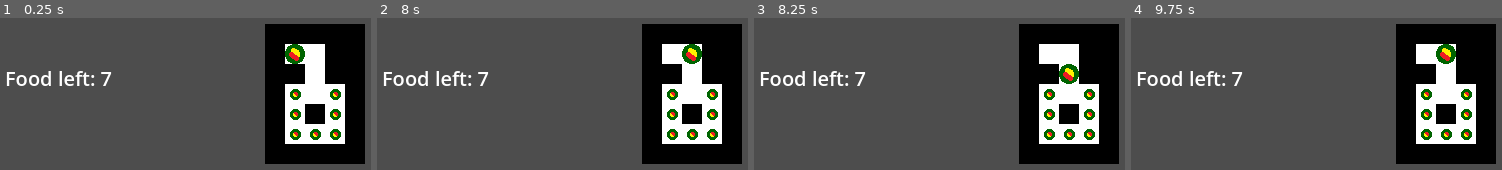
Above: before the commit, frames 1-4 (left to right).
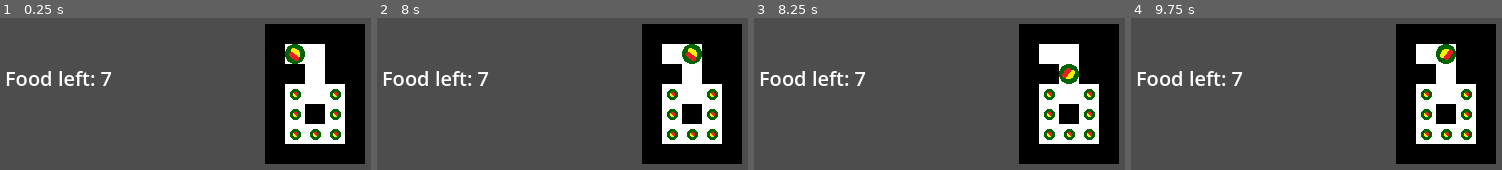
Above: after the commit, the same moments.

Repository: Clampitar/pac-snake
Game: Godot game, scene res://Scenes/main_menu.tscn
The game is run twice, just before and just after one commit, with the same random seed, the same clock (stepped at 60 frames per second) and the same inputs.
Inputs:
- Up to frame 1 (0.25 s): no input
- Up to frame 2 (8 s): tap Enter at 0.5 s; hold Right (right) 0.53-1.28 s; tap R (restart) every 0.75 s from 1.25 to 4.25 s; hold Down (down) 1.28-2.03 s; hold Right (right) 2.03-2.78 s; hold Up (up) 2.78-3.53 s; hold Left (left) 3.53-5.03 s; hold Down (down) 5.03-5.78 s; hold Right (right) 5.78-6.53 s; hold Up (up) 6.53-7.28 s; hold Right (right) from 7.28 s (still down)
- Up to frame 3 (8.25 s): release Right (right) at 8.03 s; hold Down (down) from 8.03 s (still down)
- Up to frame 4 (9.75 s): release Down (down) at 8.78 s; hold Left (left) 8.78-9.53 s; hold Up (up) from 9.53 s (still down)

Frames 1-2 are identical in both runs. In frame 3, 0.1% of the frame differs, in the area x 83-87%, y 32-42%; in frame 4, 0.1%.

Commit message:
replaced some if statements with math

Diff:
--- a/Scenes/player.gd
+++ b/Scenes/player.gd
@@ -14,7 +14,8 @@
 var pieces: Array[Piece]
 var firstmove: bool = true
 var eating_tail: bool = false
-
+var piece_sources :PackedStringArray = ["res://Assets/bodyStraight.png",
+	"res://Assets/bodyCornerLeft.png", "res://Assets/bodyStraight.png",  "res://Assets/bodyCornerRight.png"]
 enum DIR{
 	left = 2,
 	right = 0,
@@ -64,74 +65,21 @@
 		head.visible = true
 		tail.visible = true
 		rotate_part(tail, dir)
-		rotate_part(head, dir)
 	elif not firstmove:
 		var piece: Piece
-		var rotation: float = 0
-		if dir == DIR.left:
-			rotation = PI
-			match last_dir:
-				DIR.left:
-					piece = gets()
-				DIR.up:
-					piece = getl()
-					rotation = -PI/2
-				DIR.down:
-					piece = getr()
-					rotation = PI/2
-				_:
-					print("left from right?")
-			last_dir = DIR.left
-			head.rotation = -PI
-		elif dir == DIR.right:
-			match last_dir:
-				DIR.right:
-					piece = gets()
-				DIR.up:
-					piece = getr()
-					rotation = -PI/2
-				DIR.down:
-					piece = getl()
-					rotation = PI/2
-				_:
-					print("right from left?")
-			last_dir = DIR.right
-			head.rotation = 0
-		elif  dir == DIR.down:
-			match last_dir:
-				DIR.right:
-					piece = getr()
-				DIR.down:
-					piece = gets()
-					rotation = PI/2
-				DIR.left:
-					piece = getl()
-					rotation = PI
-			last_dir = DIR.down
-			head.rotation = PI/2
-		elif  dir == DIR.up:
-			match last_dir:
-				DIR.right:
-					piece = getl()
-				DIR.left:
-					piece = getr()
-					rotation = PI
-				DIR.up:
-					piece = gets()
-					rotation = -PI/2
-			last_dir = DIR.up
-			head.rotation = -PI/2
-		if(piece):
-			piece.place(head_coords, last_dir)
-			piece.rotate(rotation)
-			pieces.append(piece)
-			add_child(piece)
-
+		piece = Piece.new(piece_sources[(last_dir - dir) % 4])
+		piece.place(head_coords, dir)
+		piece.rotate(last_dir * PI/2)
+		pieces.append(piece)
+		add_child(piece)
+		last_dir = dir
+	rotate_part(head, dir)
 	head_coords = new_coords
 	if firstmove:
 		tail_coords = new_coords
 	head.position = head_coords * 20
 	if head is AnimatedSprite2D:
+		head.set_frame(0)
 		head.play("eat")
 		if(head_coords == tail_coords):
 			eating_tail = true
@@ -152,27 +100,10 @@
 			tail.position = pieces[0].position
 			rotate_part(tail, pieces[0].dir)
 			remove_child(pieces[0])
-			pieces.remove_at(0)
+			pieces.pop_front()
 
 func rotate_part(part: Node2D, dir: DIR):
-	if dir == DIR.right:
-		part.rotation = 0
-	elif dir == DIR.left:
-		part.rotation = PI
-	elif dir == DIR.down:
-		part.rotation = PI/2
-	elif dir == DIR.up:
-		part.rotation = -PI/2
-
-func gets()  -> Sprite2D:
-	return Piece.new("res://Assets/bodyStraight.png")
-
-func getl()  -> Sprite2D:
-	return Piece.new("res://Assets/bodyCornerLeft.png")
-
-func getr()  -> Sprite2D:
-	return Piece.new("res://Assets/bodyCornerRight.png")
-
+	part.rotation = dir*PI/2
 
 func _on_eat_finished():
 	$FakeFood.visible = false
